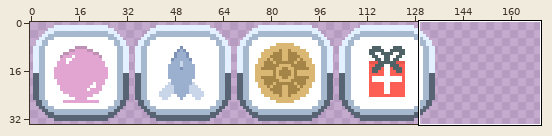
A sprite sheet gets an edit: assets/1x/tags.png. Above: a wide view before the commit, with the close-up outlined.
Close-up. Before the edit:
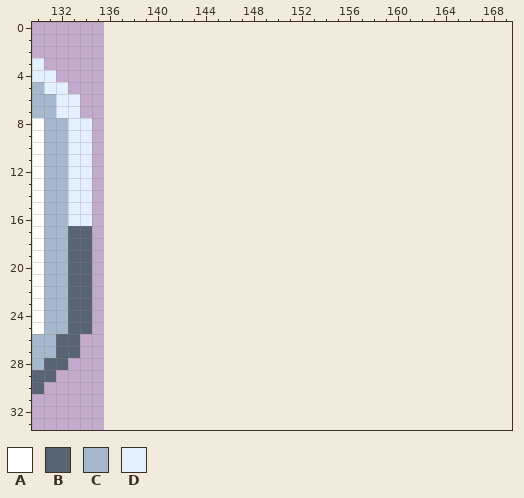
The file is 136x34 pixels. Shown: x 130..169, y 0..33. The old version is drawn lined up with the new one, on the new canvas.
Palette (. is transparent): A #ffffff  B #586473  C #a6b8ce  D #e3f0ff
Pixels before, first column x 130:
 3 D....
 4 DD...
 5 CDD..
 6 CCDD.
 7 CCDD.
 8 ACCDD
 9 ACCDD
10 ACCDD
11 ACCDD
12 ACCDD
13 ACCDD
14 ACCDD
15 ACCDD
16 ACCDD
17 ACCBB
18 ACCBB
19 ACCBB
20 ACCBB
21 ACCBB
22 ACCBB
23 ACCBB
24 ACCBB
25 ACCBB
26 CCBB.
27 CCBB.
28 CBB..
29 BB...
30 B....
Once edited:
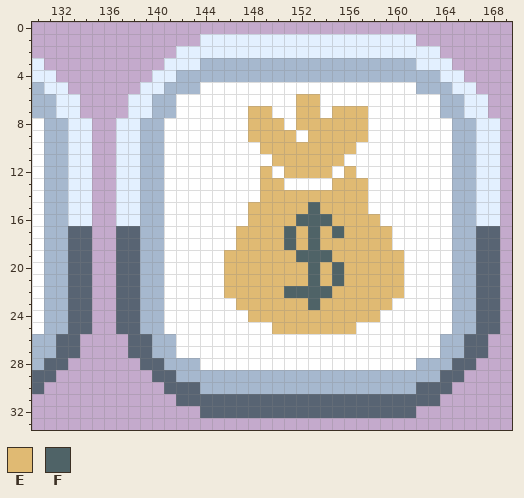
Colours new in this view: E #e0ba73  F #4f6367
Message: Loan Tag
From old to new:
canvas 136x34 -> 170x34
y 1: x 144..161 .................. -> DDDDDDDDDDDDDDDDDD
y 2: x 142..163 ...................... -> DDDDDDDDDDDDDDDDDDDDDD
y 3: x 141..164 ........................ -> DDDCCCCCCCCCCCCCCCCCCDDD
y 4: x 140..165 .......................... -> DDCCCCCCCCCCCCCCCCCCCCCCDD
y 5: x 139..166 ............................ -> DDCCCAAAAAAAAAAAAAAAAAACCCDD
y 6: x 138..167 .............................. -> DDCCAAAAAAAAAAEEAAAAAAAAAACCDD
y 7: x 138..167 .............................. -> DDCCAAAAAAEEAAEEAEEEAAAAAACCDD
y 8: x 137..168 ................................ -> DDCCAAAAAAAEEEAEEEEEEAAAAAAACCDD
y 9: x 137..168 ................................ -> DDCCAAAAAAAEEEEAEEEEEAAAAAAACCDD
y 10: x 137..168 ................................ -> DDCCAAAAAAAAEEEEEEEEAAAAAAAACCDD
y 11: x 137..168 ................................ -> DDCCAAAAAAAAAEEEEEEAAAAAAAAACCDD
y 12: x 137..168 ................................ -> DDCCAAAAAAAAEAEEEEAEAAAAAAAACCDD
y 13: x 137..168 ................................ -> DDCCAAAAAAAAEEAAAAEEEAAAAAAACCDD
y 14: x 137..168 ................................ -> DDCCAAAAAAAAEEEEEEEEEAAAAAAACCDD
y 15: x 137..168 ................................ -> DDCCAAAAAAAEEEEEFEEEEAAAAAAACCDD
y 16: x 137..168 ................................ -> DDCCAAAAAAAEEEEFFFEEEEAAAAAACCDD
y 17: x 137..168 ................................ -> BBCCAAAAAAEEEEFEFEFEEEEAAAAACCBB
y 18: x 137..168 ................................ -> BBCCAAAAAAEEEEFEFEEEEEEAAAAACCBB
y 19: x 137..168 ................................ -> BBCCAAAAAEEEEEEFFFEEEEEEAAAACCBB
y 20..21: x 137..168 ................................ -> BBCCAAAAAEEEEEEEFEFEEEEEAAAACCBB
y 22: x 137..168 ................................ -> BBCCAAAAAEEEEEFFFFEEEEEEAAAACCBB
y 23: x 137..168 ................................ -> BBCCAAAAAAEEEEEEFEEEEEEAAAAACCBB
y 24: x 137..168 ................................ -> BBCCAAAAAAAEEEEEEEEEEEAAAAAACCBB
y 25: x 137..168 ................................ -> BBCCAAAAAAAAAEEEEEEEAAAAAAAACCBB
y 26..27: x 138..167 .............................. -> BBCCAAAAAAAAAAAAAAAAAAAAAACCBB
y 28: x 139..166 ............................ -> BBCCCAAAAAAAAAAAAAAAAAACCCBB
y 29: x 140..165 .......................... -> BBCCCCCCCCCCCCCCCCCCCCCCBB
y 30: x 141..164 ........................ -> BBBCCCCCCCCCCCCCCCCCCBBB
y 31: x 142..163 ...................... -> BBBBBBBBBBBBBBBBBBBBBB
y 32: x 144..161 .................. -> BBBBBBBBBBBBBBBBBB
Changed places in both close-ups, as pixel boxes (x1, y1, x2, y2):
added: (116, 34, 500, 418)
